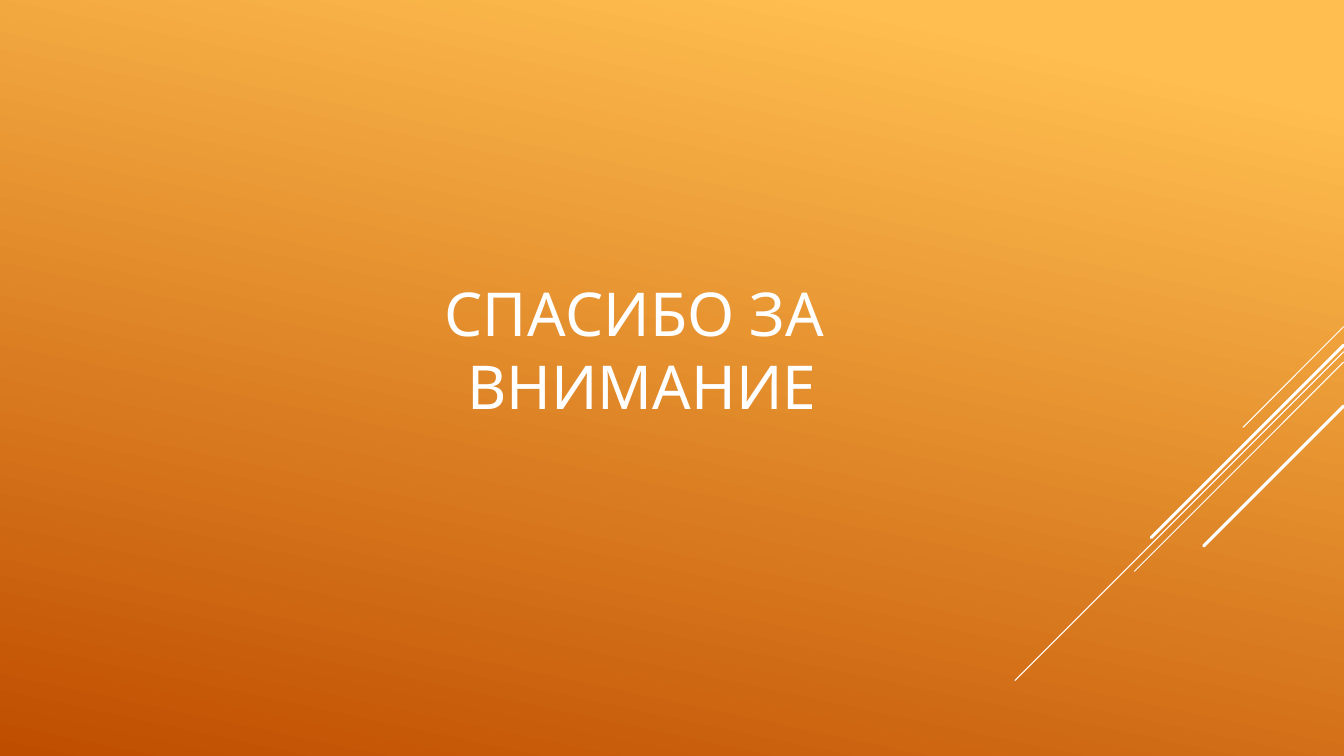
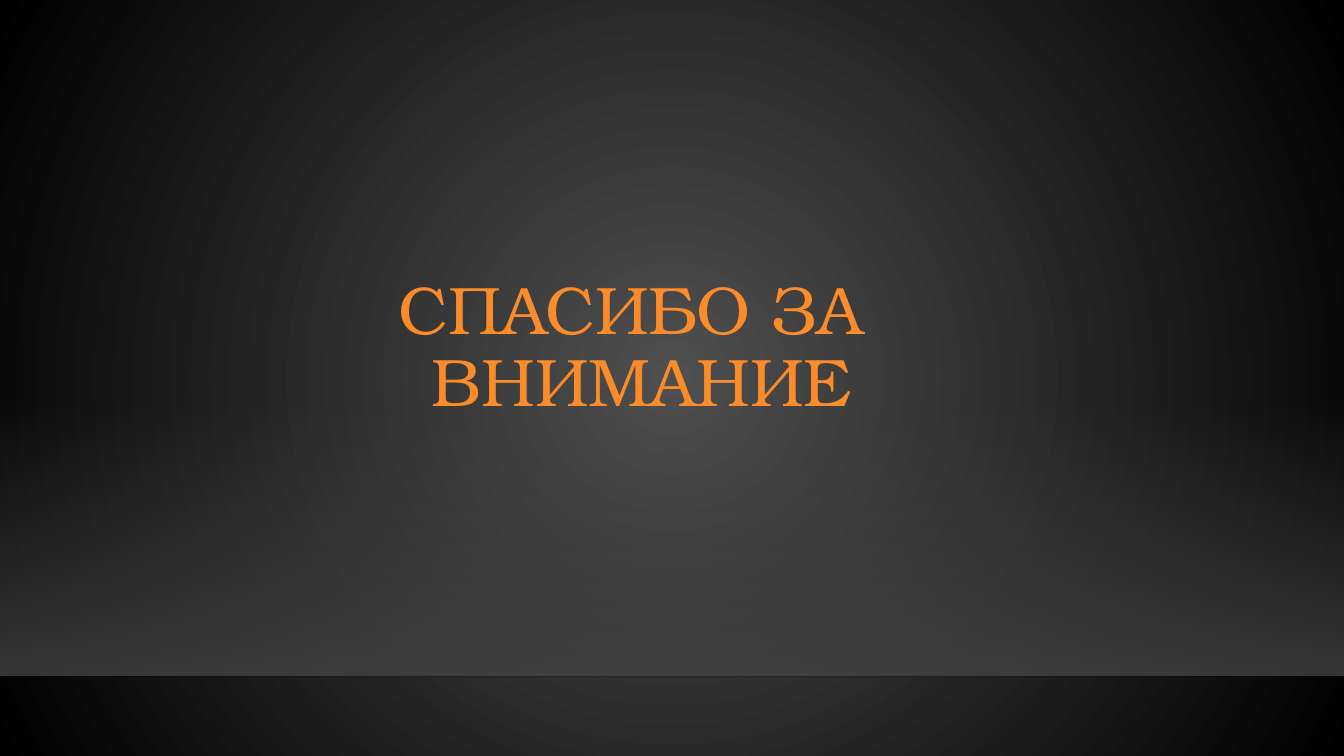
Before and after one commit to gunger28/diploma, a slide deck: slide 13 of Гунгер Диплом презентация.pptx (slide 6 before the commit). Drawn at 1344x756 pixels with LibreOffice and Linux fonts; fonts in the diff are those of the drawing; background and template pictures are left out. Boxes give left, top, right and bottom in pixels: in the first picture for what was removed or moved away, otherwise in the second. Text is boxed around its words. In the diff, an @@ line names an element or a change of style, - is before the commit and + after.

```diff
--- a/Гунгер Диплом презентация.pptx
+++ b/Гунгер Диплом презентация.pptx
@@ background gradient #FFBF50 to #C04D00 to gradient #505050 to #000000 @@
@@ title "СПАСИБО ЗА ВНИМАНИЕ" at <box>399,287,863,406</box>: size 43.2 to 48 pt, font League Spartan to TeX Gyre Bonum, text colour #FFFFFF to #FB8C29; line spacing 1 to 0.9 @@
@@ rectangle added at <box>0,399,1344,676</box>, fill gradient #454545 @@
@@ group removed at <box>1015,327,1344,681</box>: 5 lines @@
@@ line added from (0, 677) to (1344, 677), #000001 1 pt @@
```
Also in this commit, not shown: 5 other slides changed, 7 slides added, 2 other files.
